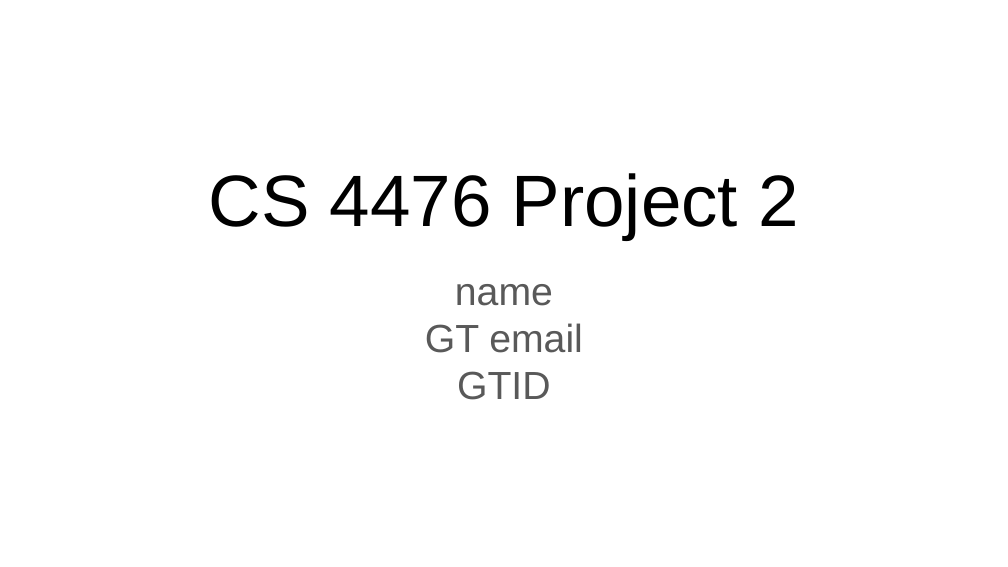
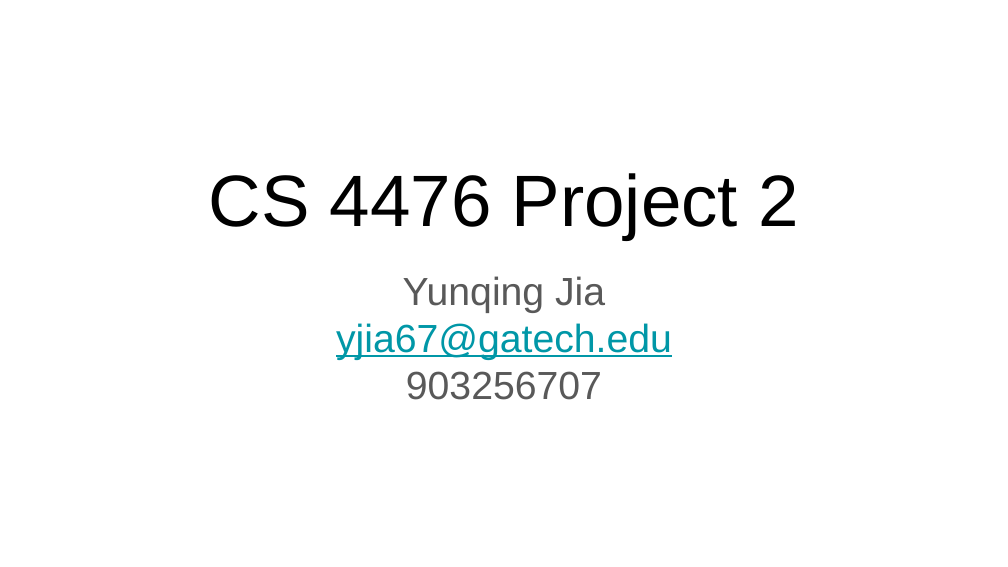
Before and after one commit to yunqingjia/cs4476, a slide deck: slide 1 of PS2/proj2_template.pptx. Drawn at 1008x567 pixels with LibreOffice and Linux fonts; fonts in the diff are those of the drawing. Boxes give left, top, right and bottom in pixels: in the first picture for what was removed or moved away, otherwise in the second. Text is boxed around its words. In the diff, an @@ line names an element or a change of style, - is before the commit and + after.

```diff
--- a/PS2/proj2_template.pptx
+++ b/PS2/proj2_template.pptx
@@ text at [336,276,672,400]: text changed @@
-name
-GT email
-GTID
+Yunqing Jia
+yjia67@gatech.edu
+903256707
```
Also in this commit, not shown: 1 other slide changed.
